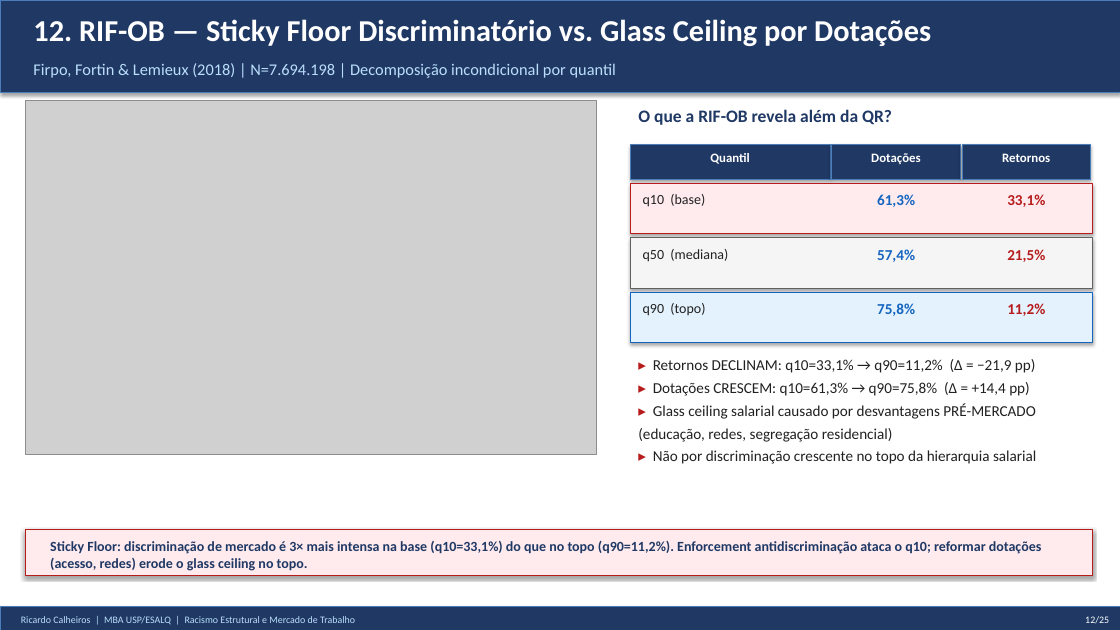
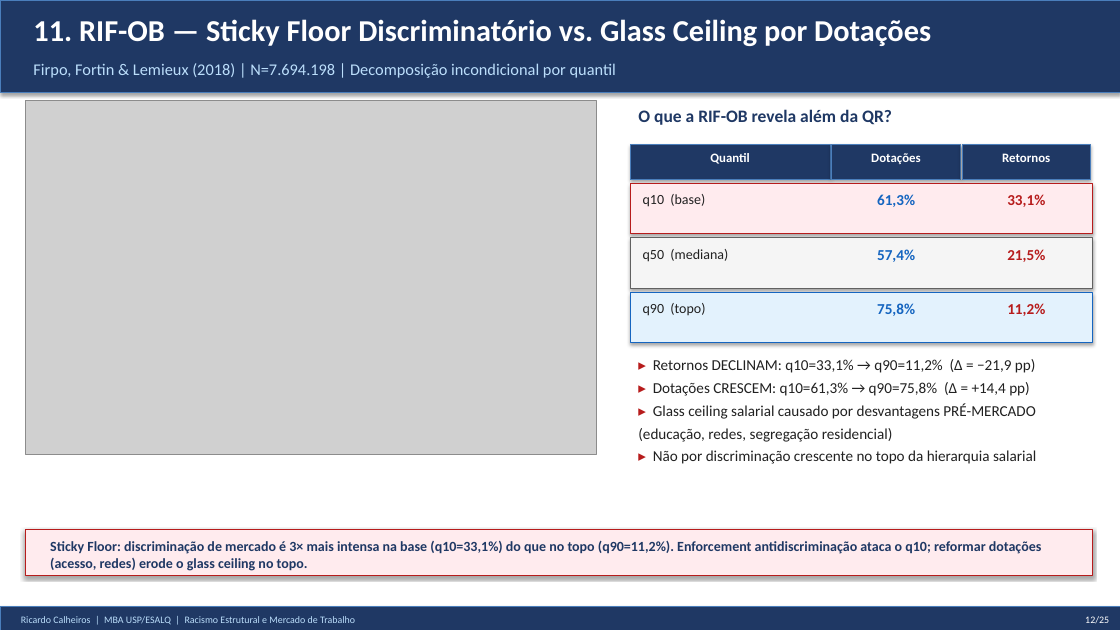
Before and after one commit to rickinrj-ux/ProjetoRacismoPNAD, a slide deck: slide 12 of apresentacao_tcc.pptx. Drawn at 1120x630 pixels with LibreOffice and Linux fonts; fonts in the diff are those of the drawing; grey boxes stand for pictures. Boxes give left, top, right and bottom in pixels: in the first picture for what was removed or moved away, otherwise in the second. Text is boxed around its words. In the diff, an @@ line names an element or a change of style, - is before the commit and + after.

```diff
--- a/apresentacao_tcc.pptx
+++ b/apresentacao_tcc.pptx
@@ text at <box>33,19,931,46</box>: text changed @@
-12. RIF-OB — Sticky Floor Discriminatório vs. Glass Ceiling por Dotações
+11. RIF-OB — Sticky Floor Discriminatório vs. Glass Ceiling por Dotações
```
Also in this commit, not shown: 20 other slides changed, 3 other files.
